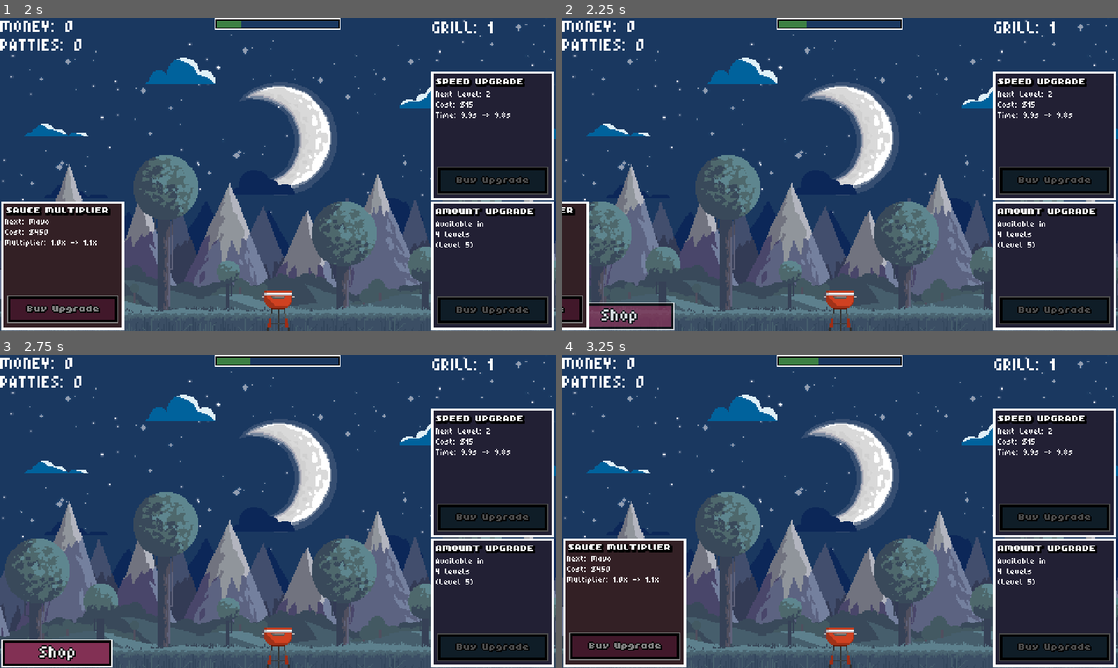
Above: before the commit, frames 1-4 (two rows, left to right).
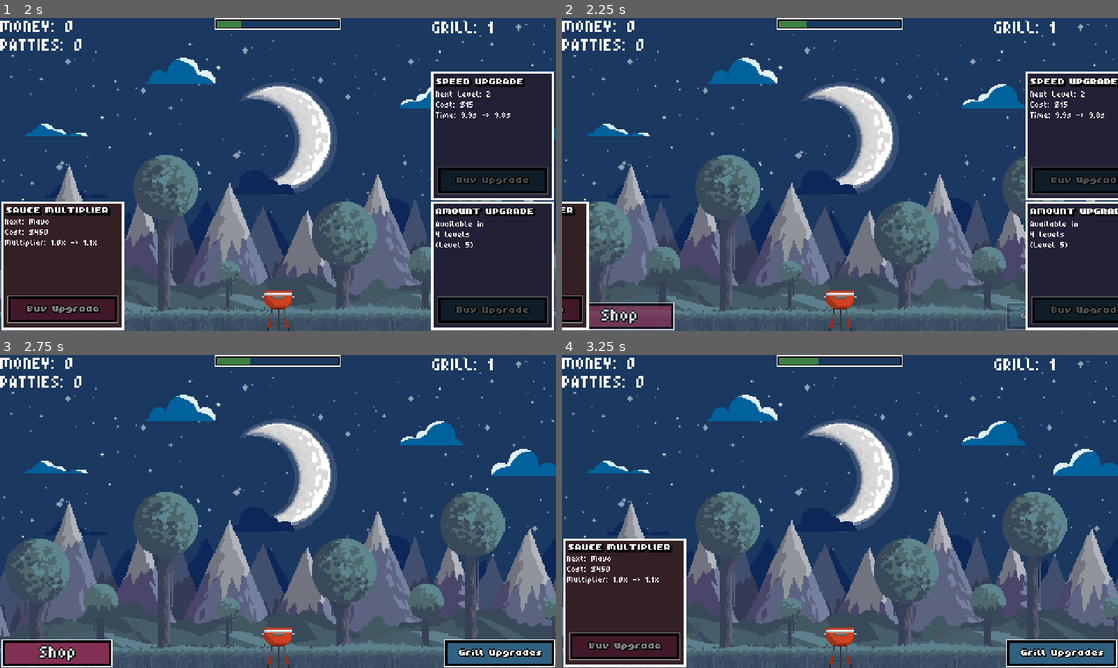
Above: after the commit, the same moments.

Repository: FinochioM/ItShouldBeAGoodGame
Game: Godot game, scene res://Scenes/main_scene.tscn
The game is run twice, just before and just after one commit, with the same random seed, the same clock (stepped at 60 frames per second) and the same inputs.
Inputs (mouse positions are in pixels of both pictures, inside the frame that each line leads up to):
- Up to frame 1 (2 s): click (500, 315) at 0.5 s; click (55, 315) at 1.25 s
- Up to frame 2 (2.25 s): tap Enter at 2 s; move the mouse to (962, 158) at 2.02 s; click (962, 158) at 2.17 s
- Up to frame 3 (2.75 s): no input
- Up to frame 4 (3.25 s): click (617, 652) at 2.75 s

Frame 1 is identical in both runs. In frame 2, 7.2% of the frame differs, in the area x 77-100%, y 17-100%; in frame 3, 18%; in frame 4, 18%.

Commit message:
fixed animations

Diff:
--- a/itsgonnabeagoodgame/Scenes/main_scene.tscn
+++ b/itsgonnabeagoodgame/Scenes/main_scene.tscn
@@ -175,7 +175,41 @@
 "values": [Color(1, 1, 1, 1), Color(1, 1, 1, 0)]
 }
 
-[sub_resource type="Animation" id="Animation_y2ypj"]
+[sub_resource type="AnimationLibrary" id="AnimationLibrary_8ssvi"]
+_data = {
+"RESET": SubResource("Animation_iv7uo"),
+"hide_upgrades_panel": SubResource("Animation_l0wkb"),
+"show_upgrades_panel": SubResource("Animation_glq7u")
+}
+
+[sub_resource type="Animation" id="Animation_kli4w"]
+resource_name = "hide_shop_panel"
+tracks/0/type = "value"
+tracks/0/imported = false
+tracks/0/enabled = true
+tracks/0/path = NodePath("ShopContainer:position")
+tracks/0/interp = 1
+tracks/0/loop_wrap = true
+tracks/0/keys = {
+"times": PackedFloat32Array(0, 0.2),
+"transitions": PackedFloat32Array(1, 1),
+"update": 0,
+"values": [Vector2(1, 158), Vector2(-111, 158)]
+}
+tracks/1/type = "value"
+tracks/1/imported = false
+tracks/1/enabled = true
+tracks/1/path = NodePath("ShopToggle:modulate")
+tracks/1/interp = 1
+tracks/1/loop_wrap = true
+tracks/1/keys = {
+"times": PackedFloat32Array(0, 0.2),
+"transitions": PackedFloat32Array(1, 1),
+"update": 0,
+"values": [Color(1, 1, 1, 0), Color(1, 1, 1, 1)]
+}
+
+[sub_resource type="Animation" id="Animation_a5l4c"]
 resource_name = "show_shop_panel"
 tracks/0/type = "value"
 tracks/0/imported = false
@@ -202,40 +236,10 @@
 "values": [Color(1, 1, 1, 1), Color(1, 1, 1, 0)]
 }
 
-[sub_resource type="Animation" id="Animation_w33co"]
-resource_name = "hide_shop_panel"
-tracks/0/type = "value"
-tracks/0/imported = false
-tracks/0/enabled = true
-tracks/0/path = NodePath("ShopContainer:position")
-tracks/0/interp = 1
-tracks/0/loop_wrap = true
-tracks/0/keys = {
-"times": PackedFloat32Array(0, 0.2),
-"transitions": PackedFloat32Array(1, 1),
-"update": 0,
-"values": [Vector2(1, 158), Vector2(-111, 158)]
-}
-tracks/1/type = "value"
-tracks/1/imported = false
-tracks/1/enabled = true
-tracks/1/path = NodePath("ShopToggle:modulate")
-tracks/1/interp = 1
-tracks/1/loop_wrap = true
-tracks/1/keys = {
-"times": PackedFloat32Array(0, 0.2),
-"transitions": PackedFloat32Array(1, 1),
-"update": 0,
-"values": [Color(1, 1, 1, 0), Color(1, 1, 1, 1)]
-}
-
-[sub_resource type="AnimationLibrary" id="AnimationLibrary_8ssvi"]
+[sub_resource type="AnimationLibrary" id="AnimationLibrary_bmghc"]
 _data = {
-"RESET": SubResource("Animation_iv7uo"),
-"hide_shop_panel": SubResource("Animation_w33co"),
-"hide_upgrades_panel": SubResource("Animation_l0wkb"),
-"show_shop_panel": SubResource("Animation_y2ypj"),
-"show_upgrades_panel": SubResource("Animation_glq7u")
+"hide_shop_panel": SubResource("Animation_kli4w"),
+"show_shop_panel": SubResource("Animation_a5l4c")
 }
 
 [node name="MainScene" type="Node2D"]
@@ -447,5 +451,10 @@
 "": SubResource("AnimationLibrary_8ssvi")
 }
 
+[node name="ToggleShopPlayer" type="AnimationPlayer" parent="UI"]
+libraries = {
+"": SubResource("AnimationLibrary_bmghc")
+}
+
 [connection signal="pressed" from="UI/UpgradesContainer/TimingUpgradeSection/UpgradeButton" to="." method="purchase_timing_upgrade"]
 [connection signal="pressed" from="UI/UpgradesContainer/AmountUpgradeSection/UpgradeButton" to="." method="purchase_amount_upgrade"]
--- a/itsgonnabeagoodgame/Scripts/main_scene.gd
+++ b/itsgonnabeagoodgame/Scripts/main_scene.gd
@@ -28,6 +28,7 @@
 @onready var upgrade_toggle_button: TextureButton = $UI/UpgradesToggle
 @onready var shop_toggle_button: TextureButton = $UI/ShopToggle
 @onready var animation_player: AnimationPlayer = $UI/ToggleUpgradesPlayer
+@onready var shop_animation_player: AnimationPlayer = $UI/ToggleShopPlayer
 @onready var upgrade_container: Control = $UI/UpgradesContainer
 @onready var click_catcher: Control = $UI/ClickCatcher
 @onready var timer_bar_fill: ColorRect = $UI/TimerBarBorder/TimerBarFill
@@ -200,8 +201,8 @@
 func toggle_upgrades():
 	if upgrades_visible:
 		animation_player.play("hide_upgrades_panel")
-		click_catcher.visible = false
 		upgrades_visible = false
+		_update_click_catcher_visibility()
 	else:
 		animation_player.play("show_upgrades_panel")
 		click_catcher.visible = true
@@ -209,11 +210,11 @@
 
 func toggle_shop():
 	if shop_visible:
-		animation_player.play("hide_shop_panel")
-		click_catcher.visible = false
+		shop_animation_player.play("hide_shop_panel")
 		shop_visible = false
+		_update_click_catcher_visibility()
 	else:
-		animation_player.play("show_shop_panel")
+		shop_animation_player.play("show_shop_panel")
 		click_catcher.visible = true
 		shop_visible = true
 
@@ -221,8 +222,12 @@
 	if event is InputEventMouseButton and event.pressed:
 		if upgrades_visible:
 			toggle_upgrades()
-		elif shop_visible:
+		if shop_visible:
 			toggle_shop()
+
+func _update_click_catcher_visibility():
+	if not upgrades_visible and not shop_visible:
+		click_catcher.visible = false
 
 func update_timer_bar():
 	if grill_manager.current_spawn_interval > 0:
--- a/itsgonnabeagoodgame/project.godot
+++ b/itsgonnabeagoodgame/project.godot
@@ -19,6 +19,7 @@
 
 window/size/viewport_width=480
 window/size/viewport_height=270
+window/size/borderless=true
 window/size/window_width_override=1280
 window/size/window_height_override=720
 window/stretch/mode="viewport"
Not shown: 1 places in itsgonnabeagoodgame/Scenes/main_scene.tscn that only renumber resources
